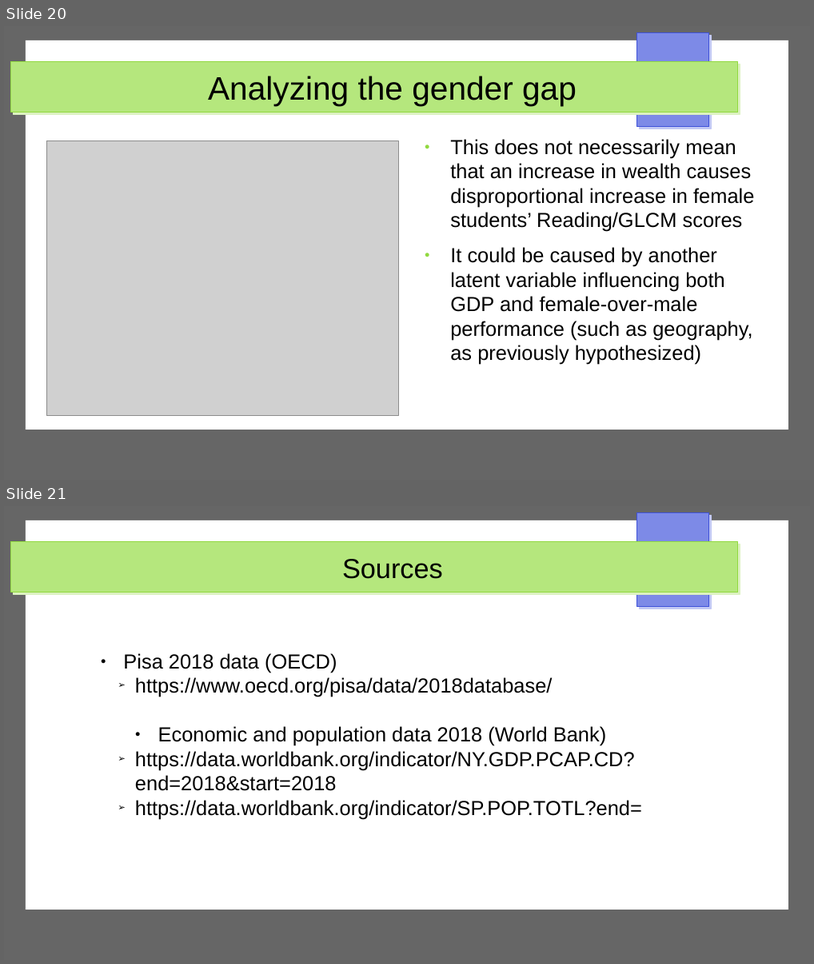
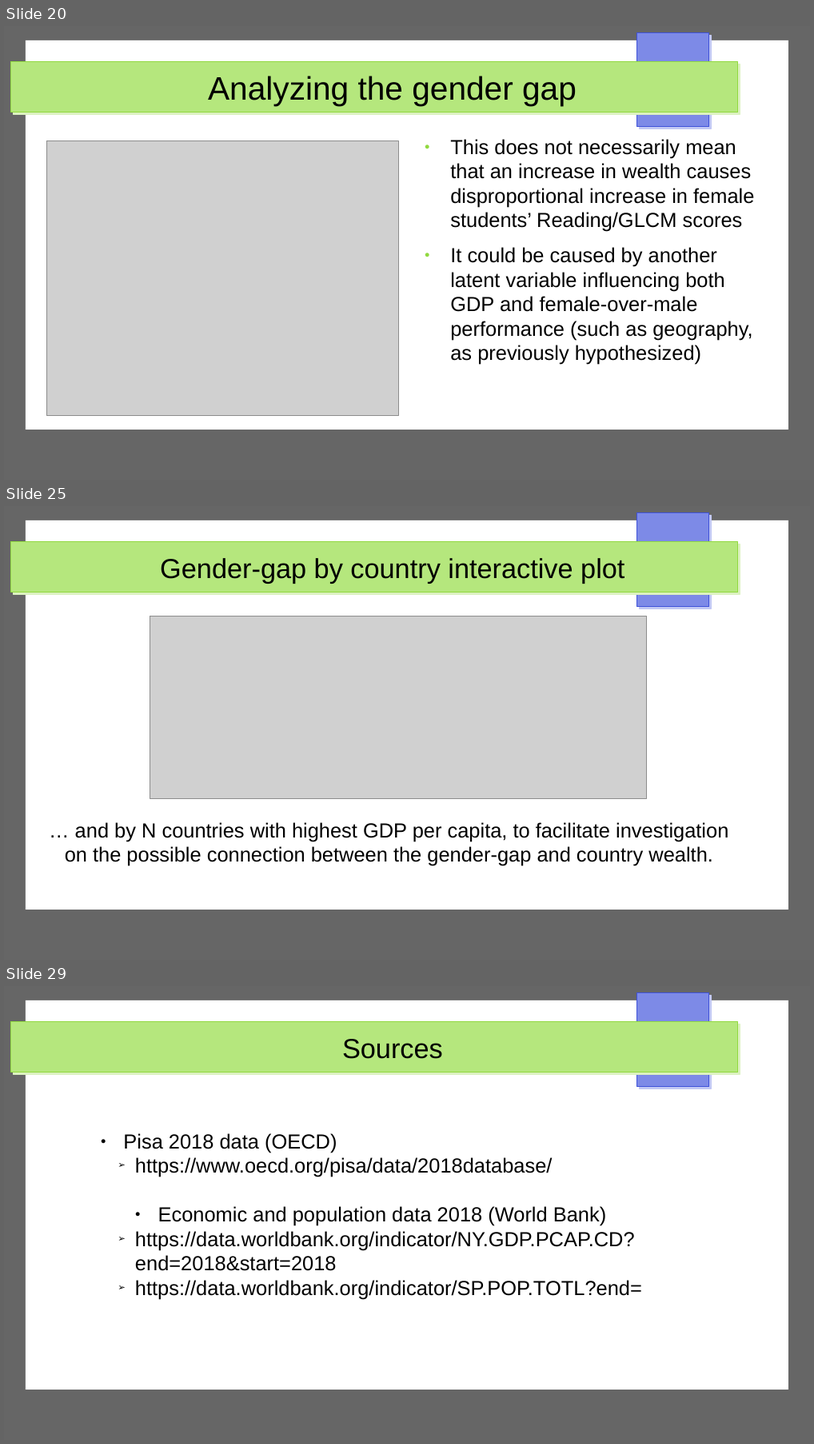
Before and after one commit to dimits-ts/visualization-assignments, a slide deck: presentation-static.odp. Shown one above the other, each under a label of ours: slides 20 and 21 before the commit, slides 20, 25 and 29 after it; the slides between them are not shown. The pictures are 814x964 and 814x1444 pixels, drawn with LibreOffice and Linux fonts; fonts in the diff are those of the drawing; grey boxes stand for pictures. Boxes give left, top, right and bottom in pixels: in the first picture for what was removed or moved away, otherwise in the second. Text is boxed around its words. In the diff, an @@ line names an element or a change of style, - is before the commit and + after.

Commit message:
add interactive plots to presentation

```diff
--- a/presentation-static.odp
+++ b/presentation-static.odp
@@ slide 25 added at [4,506,810,960], background #FFFFFF; not listed: 4 template elements that a slide beside it also shows @@
@@ title added at [160,558,625,583], 27 pt, text #000000 @@
+Gender-gap by country interactive plot
@@ picture added at [150,616,646,799] @@
@@ text added at [65,822,729,866], 20 pt, text #000000 @@
+… and by N countries with highest GDP per capita, to facilitate investigation on the possible connection between the gender-gap and country wealth.
@@ what was slide 21 is now slide 29 @@
```
Also in this commit, not shown: 7 other slides added.
